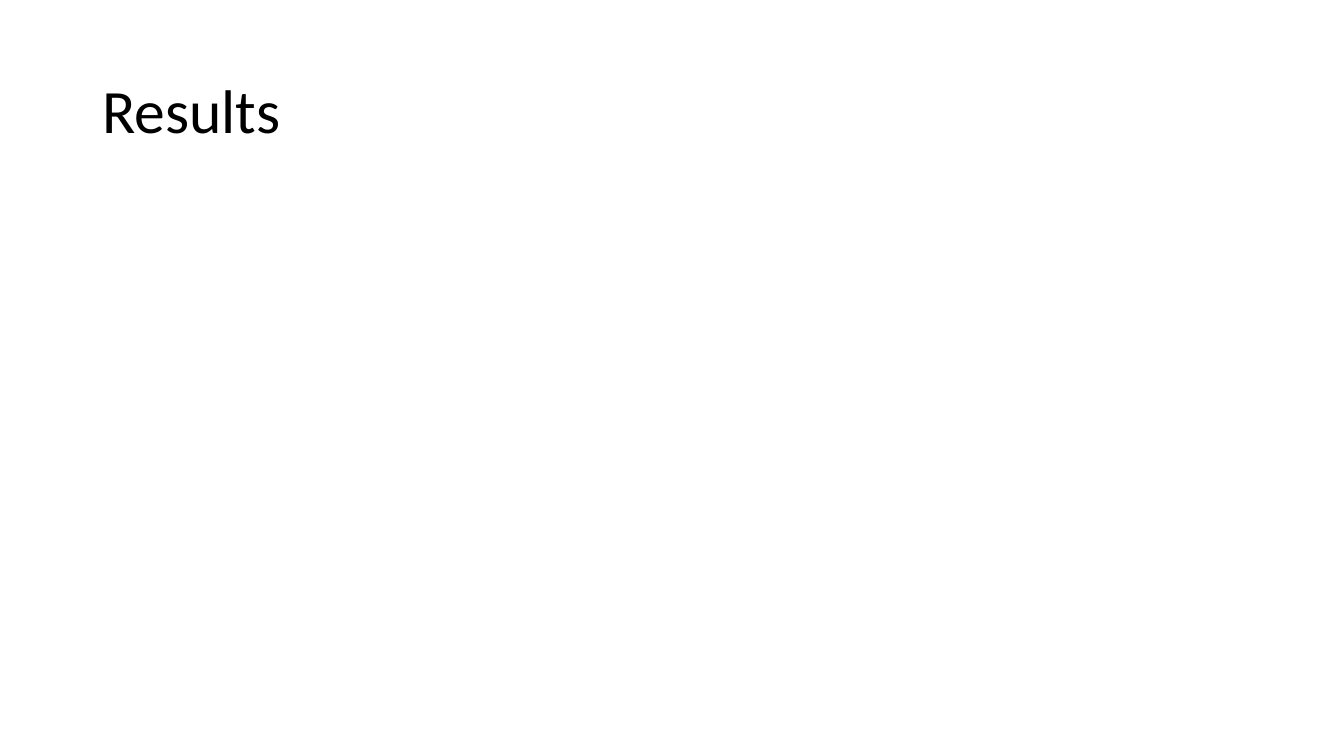
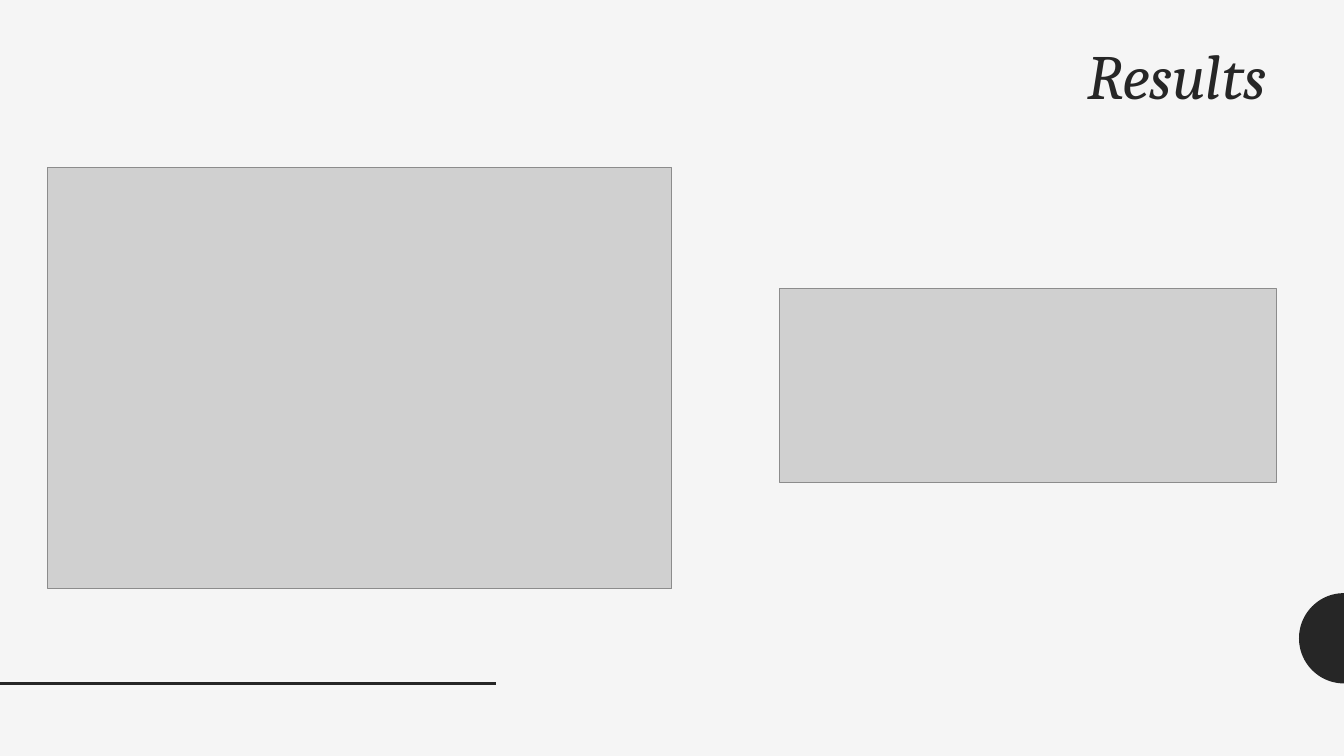
Before and after one commit to jesserobles/GA-Project, a slide deck: slide 5 of Event Report Classification.pptx. Drawn at 1344x756 pixels with LibreOffice and Linux fonts; fonts in the diff are those of the drawing; grey boxes stand for pictures. Boxes give left, top, right and bottom in pixels: in the first picture for what was removed or moved away, otherwise in the second. Text is boxed around its words. In the diff, an @@ line names an element or a change of style, - is before the commit and + after.

```diff
--- a/Event Report Classification.pptx
+++ b/Event Report Classification.pptx
@@ background #FFFFFF to #F5F5F5 @@
@@ title "Results": place and size @@
-title "Results" at <box>102,90,280,134</box>
+title "Results" at <box>1087,55,1266,100</box>
@@ title "Results" at <box>1087,55,1266,100</box>: size 44 to 45 pt, font Calibri to Cambria, text colour #000000 to #262626, italic on; alignment left to right; vertical alignment middle to top @@
@@ picture added at <box>47,167,671,589</box> @@
@@ picture added at <box>779,288,1276,482</box> @@
@@ freeform shape added at <box>1300,593,1344,684</box>, fill #262626 @@
@@ line added from (0, 684) to (496, 684), #262626 2 pt @@
```
Also in this commit, not shown: 2 other slides changed, 3 slides added, 2 slides removed, 1 other file.
